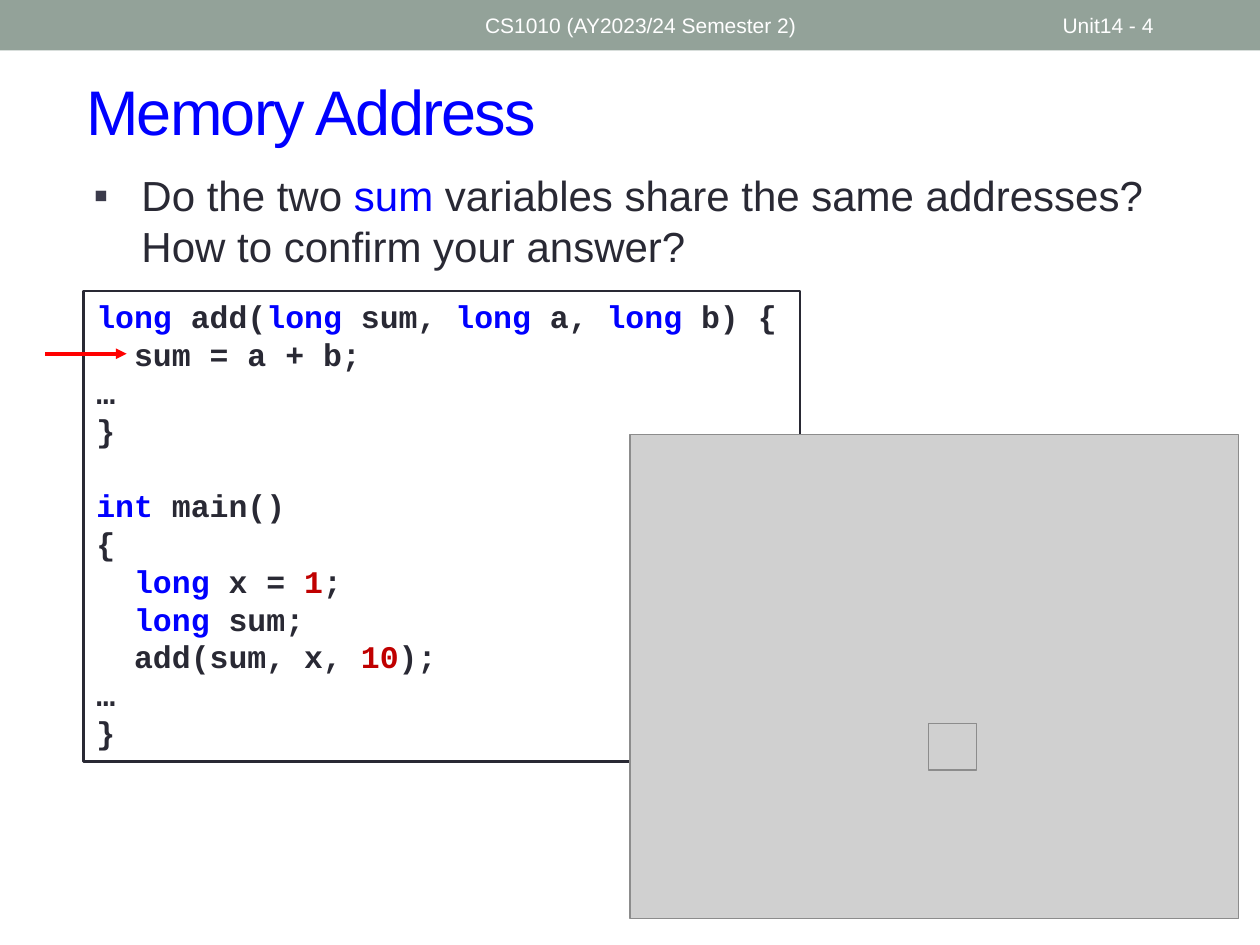
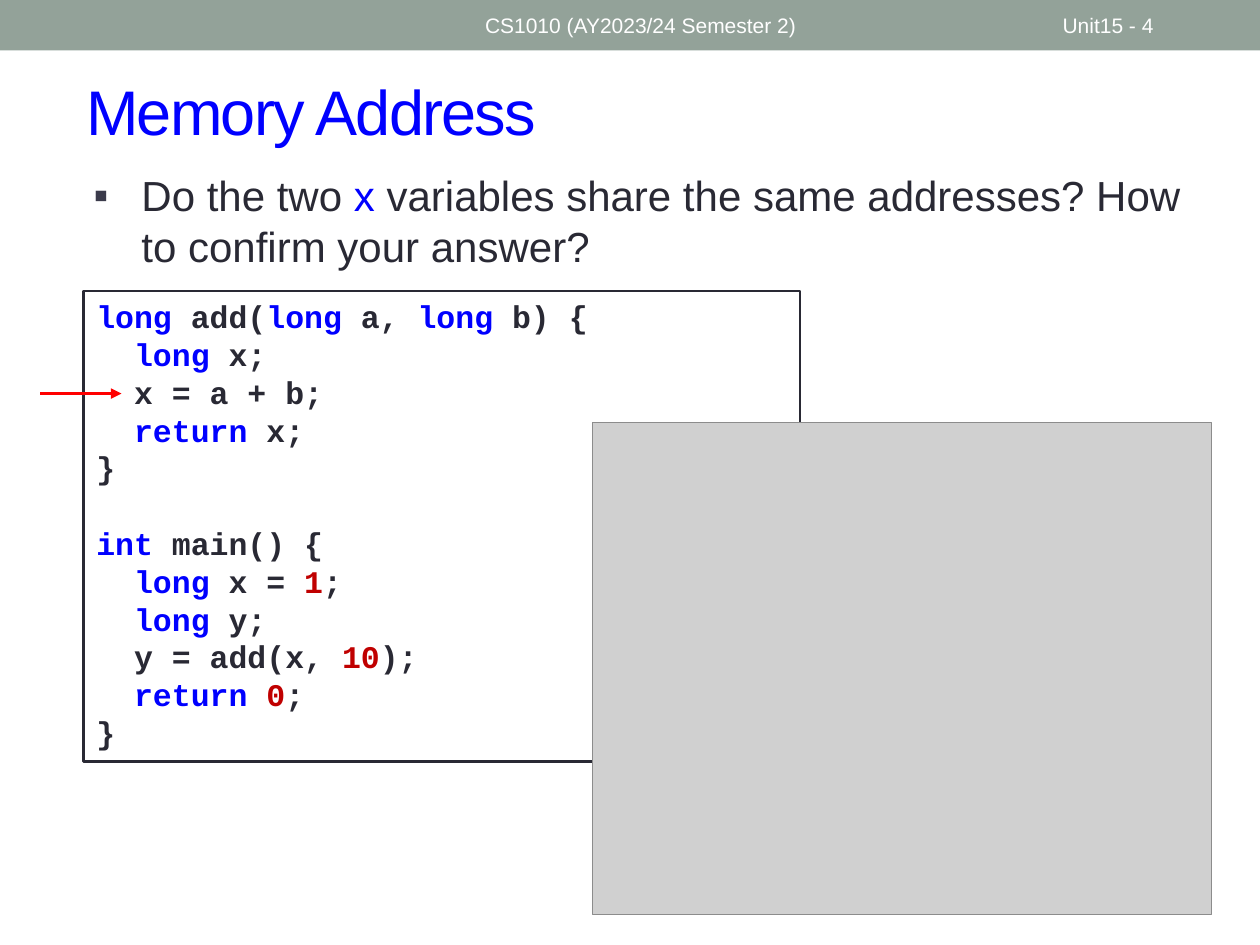
Before and after one commit to nus-cs1010-2425-s2/website, a slide deck: slide 4 of slides/Unit15_Pointers.pptx. Drawn at 1260x945 pixels with LibreOffice and Linux fonts; fonts in the diff are those of the drawing; grey boxes stand for pictures. Boxes give left, top, right and bottom in pixels: in the first picture for what was removed or moved away, otherwise in the second. Text is boxed around its words. In the diff, an @@ line names an element or a change of style, - is before the commit and + after.

```diff
--- a/slides/Unit15_Pointers.pptx
+++ b/slides/Unit15_Pointers.pptx
@@ page number at box(1063, 18, 1154, 33): text changed @@
-Unit14 - 4
+Unit15 - 4
@@ text at box(141, 180, 1180, 270): text changed @@
-▪ Do the two sum variables share the same addresses? How to confirm your answer?
+▪ Do the two x variables share the same addresses? How to confirm your answer?
@@ text in rectangle at box(96, 306, 550, 448): text changed; text colour #292934 to #0000FF @@
-long add(long sum, long a, long b) {
-sum = a + b;
-…
+long add(long a, long b) {
+long x;
+x = a + b;
+return x;
@@ arrow moved from (45, 354) - (126, 354) to (40, 393) - (121, 393) @@
@@ picture: place and size @@
-picture at box(630, 435, 1239, 919)
+picture at box(592, 422, 1211, 915)
@@ text in rectangle at box(96, 532, 285, 562): text changed @@
-int main()
-{
+int main() {
@@ text in rectangle at box(134, 608, 418, 712): text changed @@
-long sum;
-add(sum, x, 10);
-…
+long y;
+y = add(x, 10);
+return 0;
@@ picture removed at box(929, 723, 976, 770) @@
```
Also in this commit, not shown: 6 other slides changed, 2 slides added, 8 other files.
